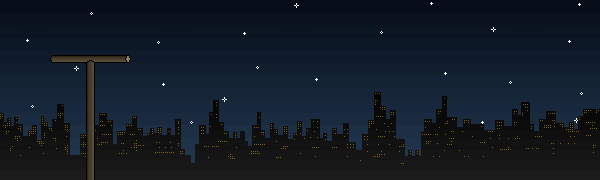
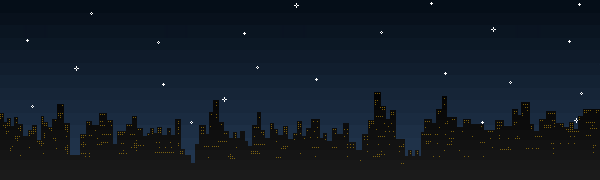
Revision of a layered 600×180 image; what changed, layer by layer:
removed layer "Layer #7" over [50, 55, 131, 180]
